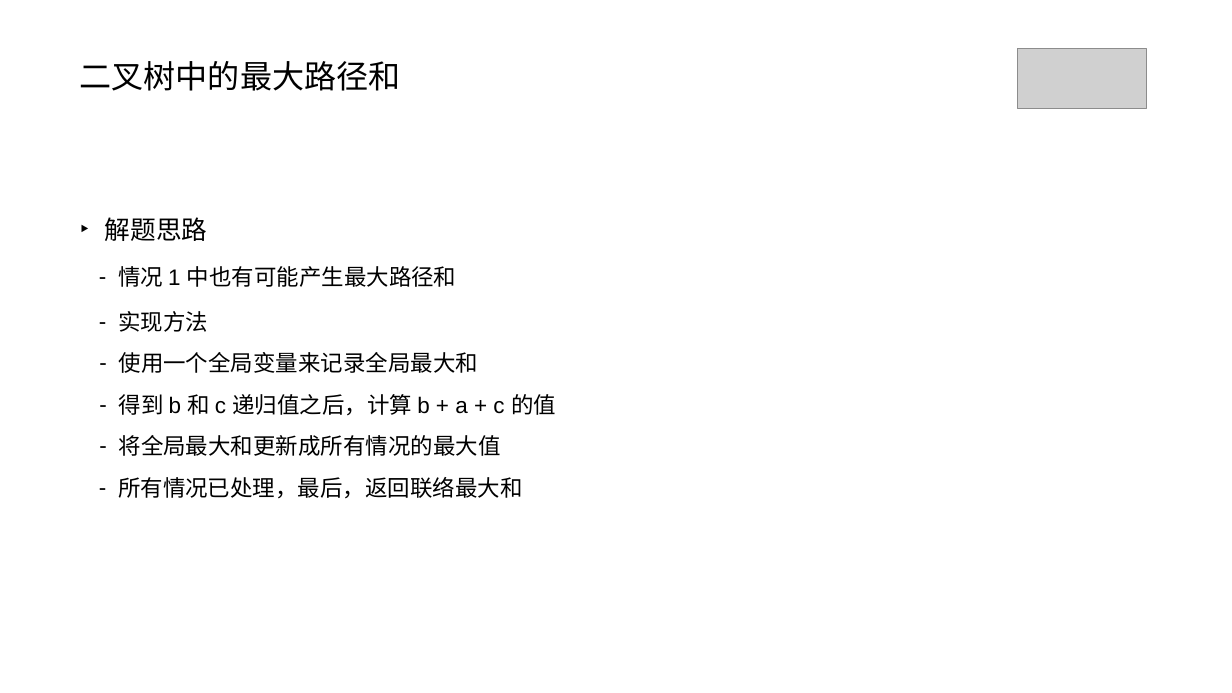
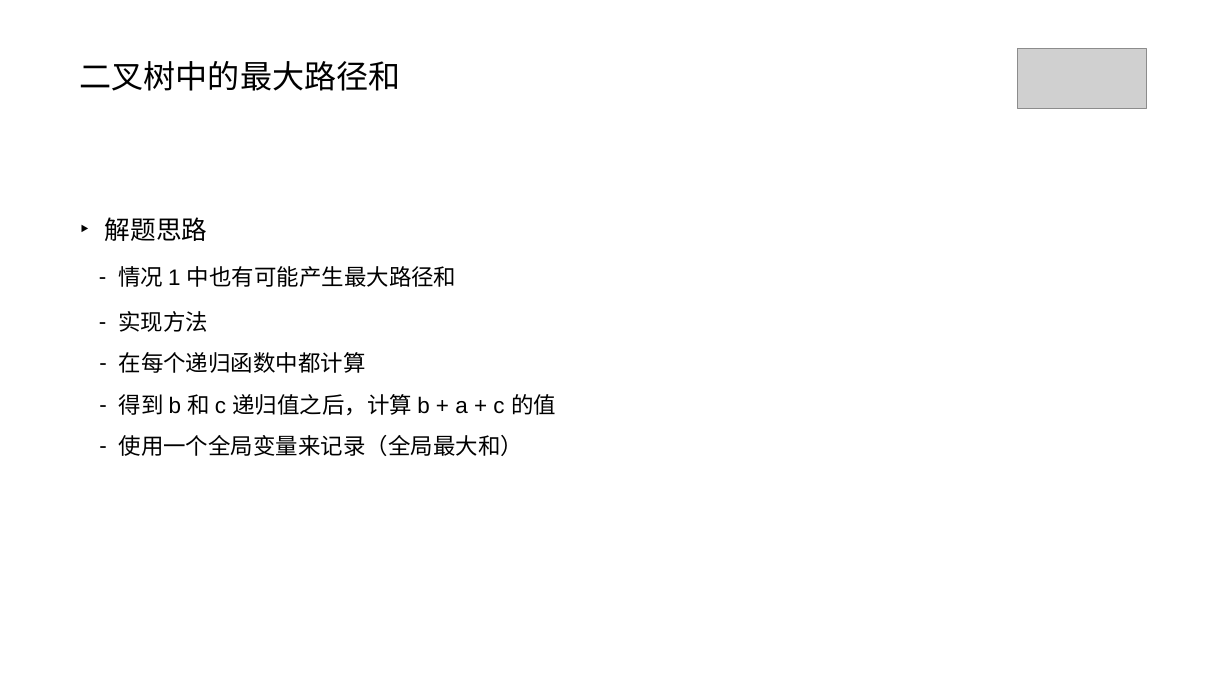
Before and after one commit to AhJo53589/leetcode-cn, a slide deck: slide 8 of problems/binary-tree-maximum-path-sum/124. binary-tree-maximum-path-sum.pptx. Drawn at 1232x693 pixels with LibreOffice and Linux fonts; fonts in the diff are those of the drawing; grey boxes stand for pictures. Boxes give left, top, right and bottom in pixels: in the first picture for what was removed or moved away, otherwise in the second. Text is boxed around its words. In the diff, an @@ line names an element or a change of style, - is before the commit and + after.

Commit message:
124 ppt

```diff
--- a/problems/binary-tree-maximum-path-sum/124. binary-tree-maximum-path-sum.pptx
+++ b/problems/binary-tree-maximum-path-sum/124. binary-tree-maximum-path-sum.pptx
@@ text at (x1=119, y1=352, x2=366, y2=373): text changed @@
-      – 使用一个全局变量来记录全局最大和
+      – 在每个递归函数中都计算
@@ text at (x1=119, y1=435, x2=523, y2=456): text changed @@
-      – 将全局最大和更新成所有情况的最大值
+      – 使用一个全局变量来记录（全局最大和）
@@ text removed at (x1=118, y1=477, x2=522, y2=499) @@
-      – 所有情况已处理，最后，返回联络最大和
```
Also in this commit, not shown: 2 other slides changed, 1 slide added, 19 other files.
